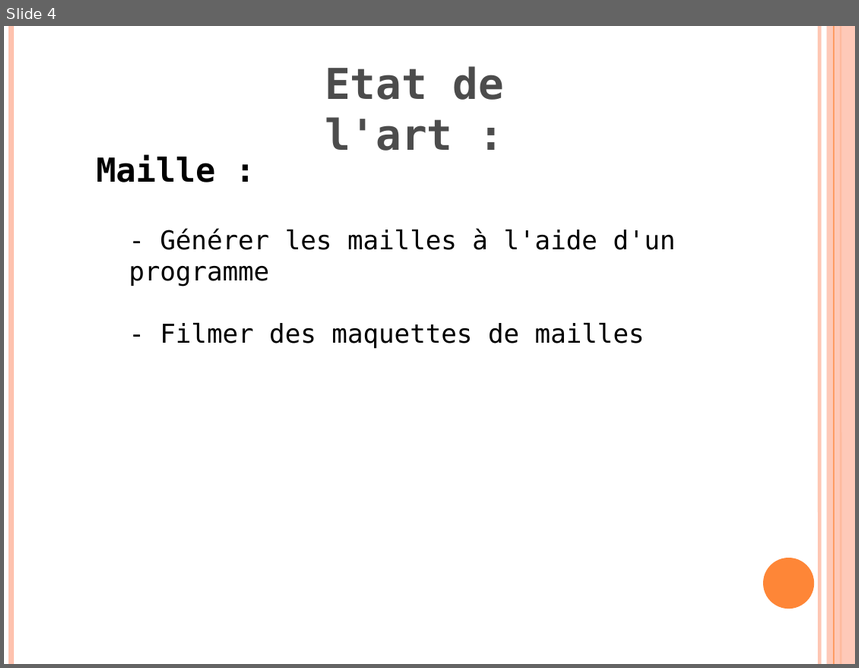
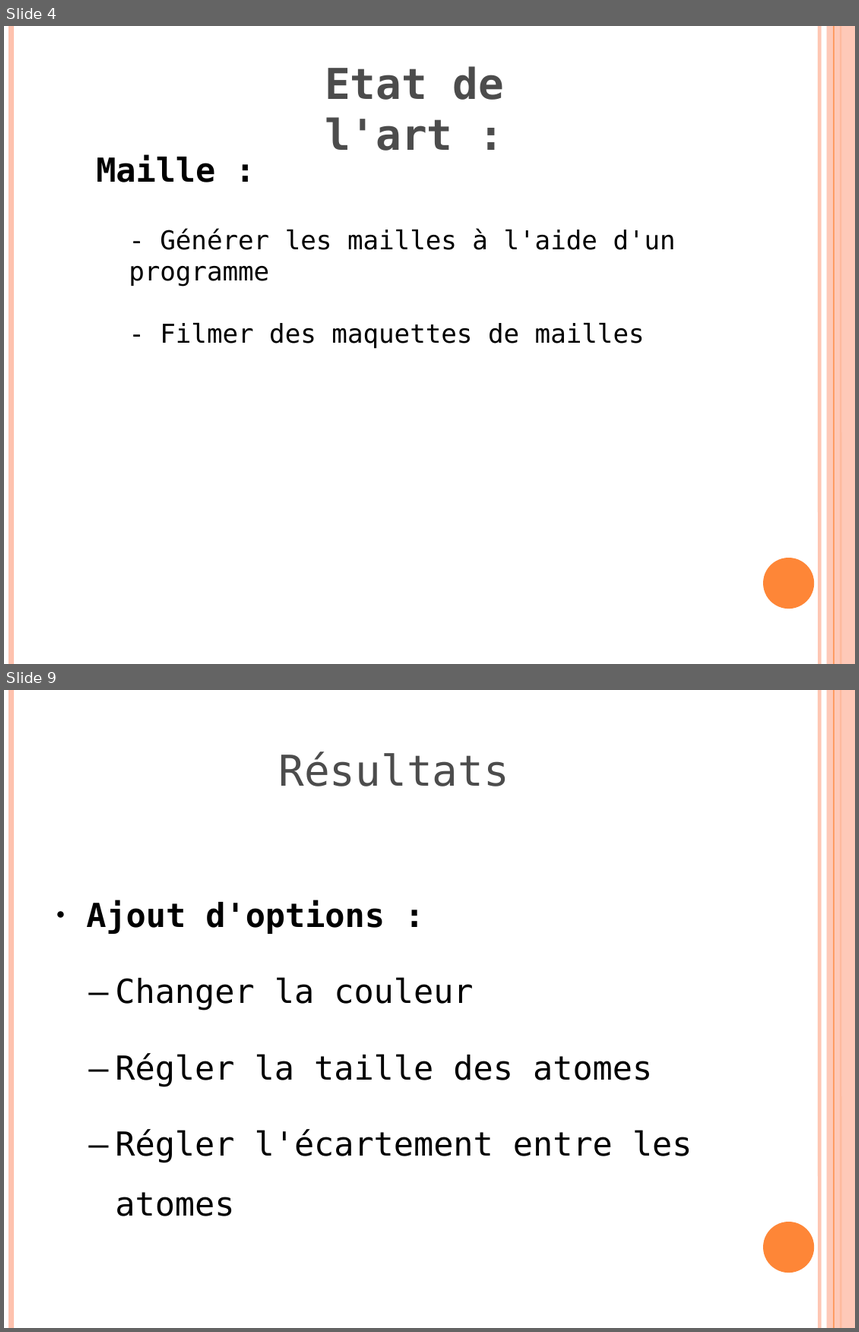
Before and after one commit to klnkg/cristallo3d, a slide deck: presentation finalegwen - ajout guillaume.odp. Shown one above the other, each under a label of ours: slide 4 before the commit, slides 4 and 9 after it; the slides between them are not shown. The pictures are 859x668 and 859x1332 pixels, drawn with LibreOffice and Linux fonts; fonts in the diff are those of the drawing. Boxes give left, top, right and bottom in pixels: in the first picture for what was removed or moved away, otherwise in the second. Text is boxed around its words. In the diff, an @@ line names an element or a change of style, - is before the commit and + after.

```diff
--- a/presentation finalegwen - ajout guillaume.odp
+++ b/presentation finalegwen - ajout guillaume.odp
@@ slide 9 added at [4, 690, 855, 1328], background #FFFFFF; not listed: 6 template elements that a slide beside it also shows @@
@@ title added at [279, 752, 509, 787], 36 pt, text #4C4C4C @@
+Résultats
@@ text added at [86, 901, 693, 1217], 28 pt, text #000000 @@
+● Ajout d'options :
+– Changer la couleur
+– Régler la taille des atomes
+– Régler l'écartement entre les atomes
```
Also in this commit, not shown: 3 slides changed, 4 other slides added, 3 slides removed.
